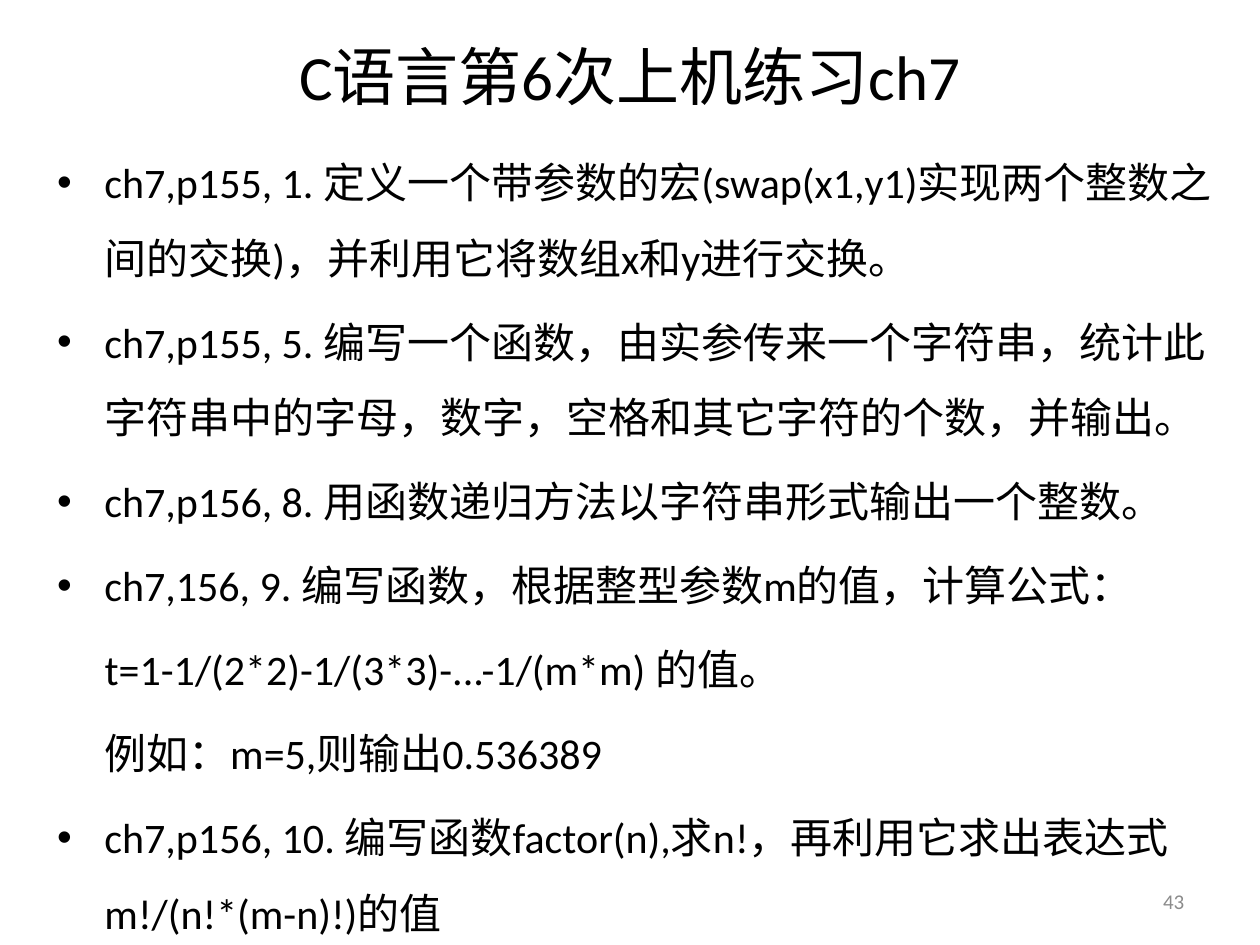
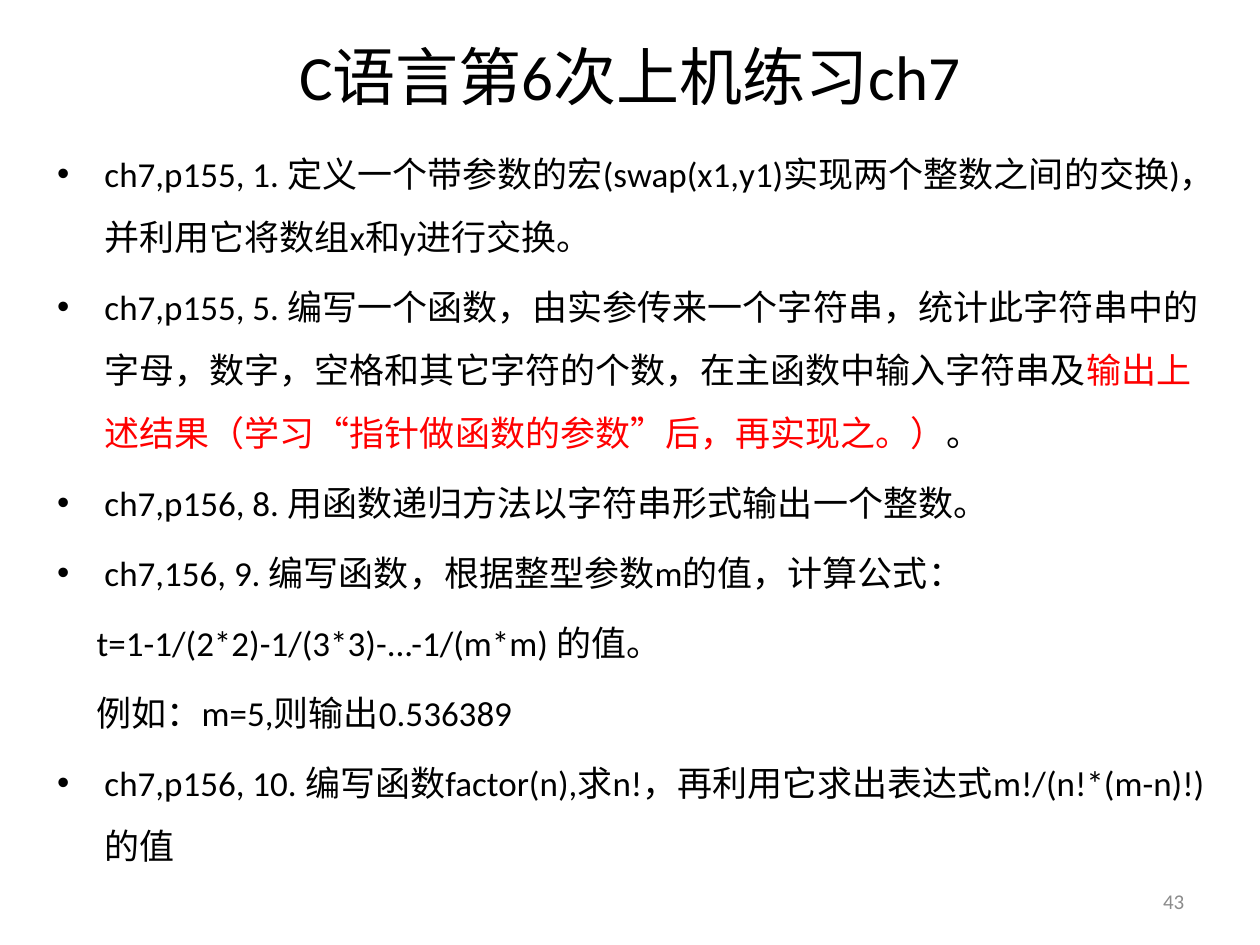
Before and after one commit to jtrfid/C-Repositories, a slide deck: slide 43 of 2016/上机安排.pptx. Drawn at 1260x945 pixels with LibreOffice and Linux fonts; fonts in the diff are those of the drawing. Boxes give left, top, right and bottom in pixels: in the first picture for what was removed or moved away, otherwise in the second. Text is boxed around its words. In the diff, an @@ line names an element or a change of style, - is before the commit and + after.

```diff
--- a/2016/上机安排.pptx
+++ b/2016/上机安排.pptx
@@ text at [96, 157, 1215, 862]: size 24 to 20 pt in "ch7,p155, 1. 定义一个带参数的宏(swap(x1,y1)实现两个整数之间的交换)，并利用它将数组x和y进行交 ...", "ch7,p156, 8. 用函数递归方法以字符串形式输出一个整数。", "ch7,156, 9. 编写函数，根据整型参数m的值，计算公式：", "t=1-1/(2*2)-1/(3*3)-...-1/(m*m) 的值。" and 2 more places @@
@@ text at [104, 290, 1198, 450]: text changed; size 24 to 20 pt @@
-• ch7,p155, 5. 编写一个函数，由实参传来一个字符串，统计此字符串中的字母，数字，空格和其它字符的个数，并输出。
+• ch7,p155, 5. 编写一个函数，由实参传来一个字符串，统计此字符串中的字母，数字，空格和其它字符的个数，在主函数中输入字符串及输出上述结果（学习“指针做函数的参数”后，再实现之。）。
```
Also in this commit, not shown: 4 other slides changed, 6 slides added, 4 other files.
